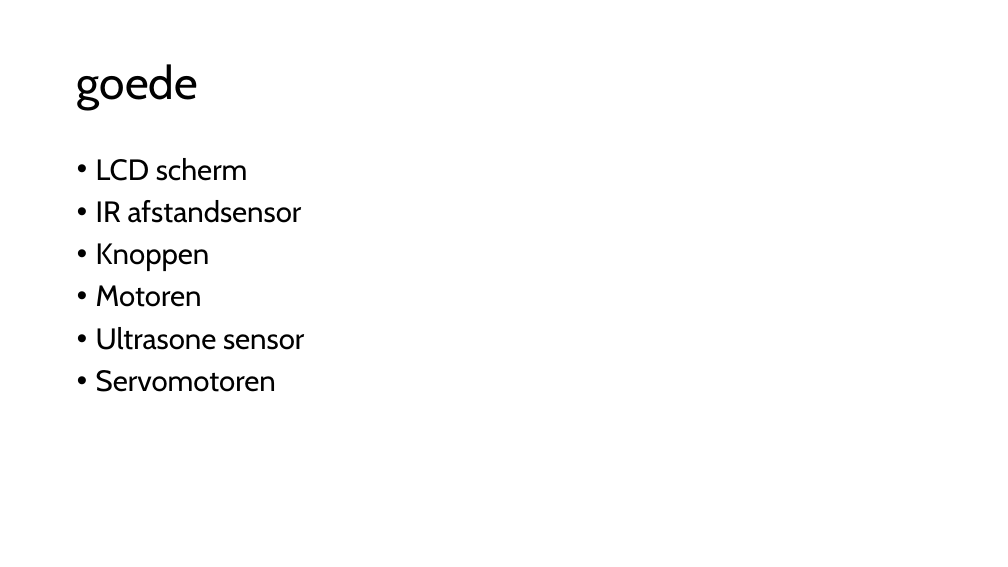
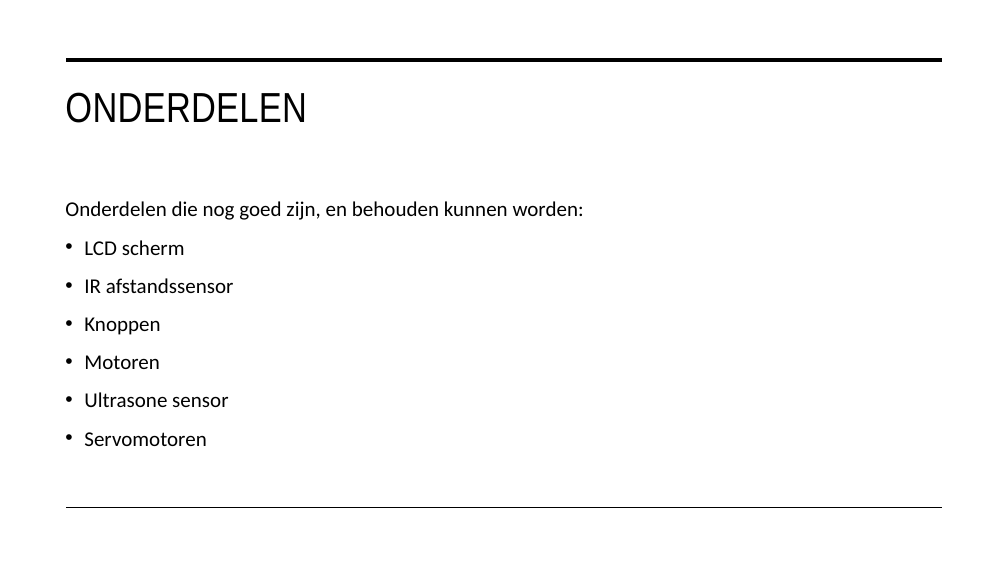
Before and after one commit to Stan-debakker/grap-6TWEA, a slide deck: slide 3 of school/eindpresentatie.pptx. Drawn at 1008x567 pixels with LibreOffice and Linux fonts; fonts in the diff are those of the drawing. Boxes give left, top, right and bottom in pixels: in the first picture for what was removed or moved away, otherwise in the second. Text is boxed around its words. In the diff, an @@ line names an element or a change of style, - is before the commit and + after.

```diff
--- a/school/eindpresentatie.pptx
+++ b/school/eindpresentatie.pptx
@@ title "ONDERDELEN" at (65, 92, 306, 123): vertical alignment middle to top @@
@@ line added from (67, 60) to (942, 60), #000000 3.5 pt @@
@@ title at (65, 92, 306, 123): text changed; size 44 to 40 pt; font Cabin to Arial Narrow @@
-goede
+ONDERDELEN
@@ text "Onderdelen die nog goed zijn, ...": place and size @@
-text "Onderdelen die nog goed zijn, ..." at (96, 158, 304, 392)
+text "Onderdelen die nog goed zijn, ..." at (65, 201, 584, 446)
@@ text at (65, 201, 584, 220): paragraph added @@
+Onderdelen die nog goed zijn, en behouden kunnen worden:
@@ text at (84, 240, 228, 446): size 28 to 20 pt, font Cabin to Calibri in "LCD scherm", "Knoppen", "Motoren", "Ultrasone sensor" and 1 more places; line spacing 0.9 to 1.1 @@
@@ text at (84, 278, 234, 293): text changed; size 28 to 20 pt; font Cabin to Calibri @@
-• IR afstandsensor
+• IR afstandssensor
@@ line added from (67, 508) to (942, 508), #000000 1 pt @@
```
Also in this commit, not shown: 7 other slides changed, 1 slide added, 1 slide removed, 2 other files.
